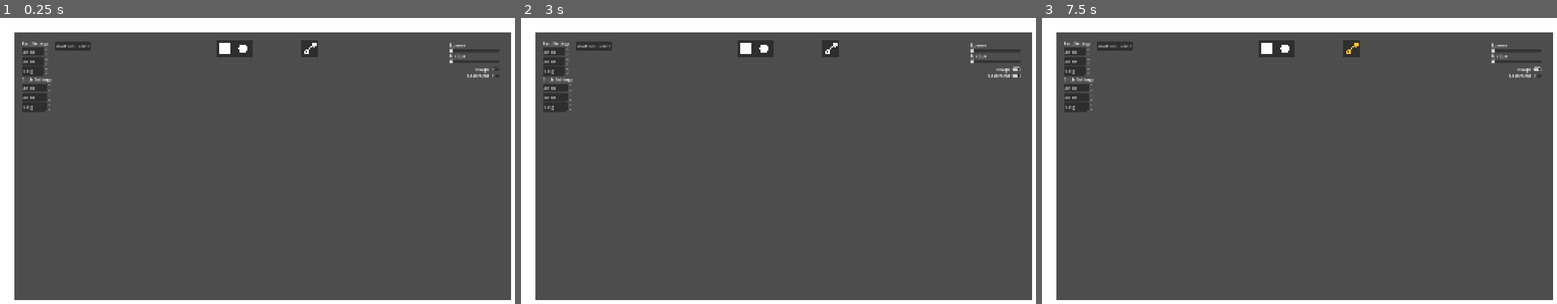
Above: before the commit, frames 1-3 (left to right).
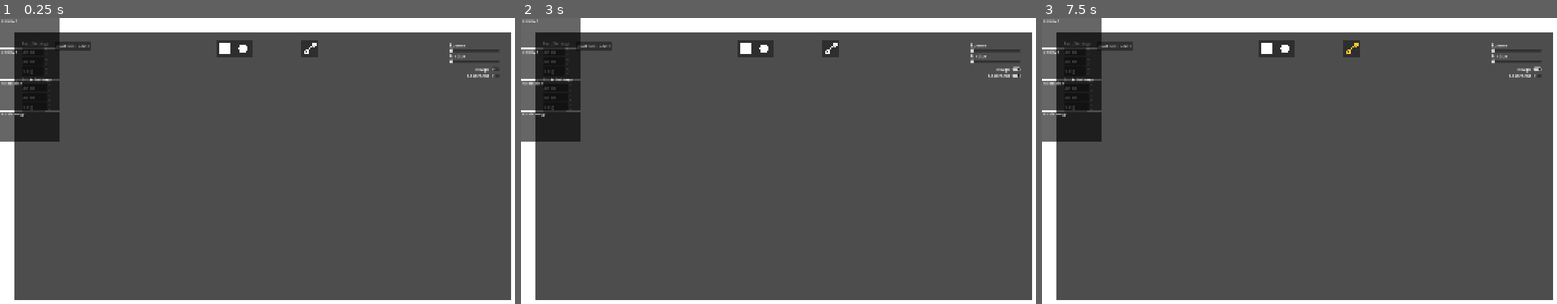
Above: after the commit, the same moments.

Repository: jp-webrealm/Physics-Sim
Game: Godot game, scene res://scenes/main.tscn
Same seed, same stepped clock (60 frames per second), same inputs: the game is played once before the commit and once after it.
Inputs (mouse positions are in pixels of both pictures, inside the frame that each line leads up to):
- Up to frame 1 (0.25 s): no input
- Up to frame 2 (3 s): click "start simulation" at 0.5 s; click "start simulation" at 1.25 s; click (1015, 69) at 2 s; click (1015, 75) at 2.75 s
- Up to frame 3 (7.5 s): click (1536, 69) at 3.5 s; click (1536, 75) at 4.25 s; click "start simulation" at 5 s; click (1536, 69) at 5.75 s; click (1536, 75) at 6.5 s; tap Enter at 7.25 s; drag from (1351, 49) to (1356, 100) at 7.27 s

The runs differ from the first frame. In frame 1, 4.8% of the frame differs, in the area x 0-12%, y 0-44%; in frame 2, 4.8%; in frame 3, 4.8%.

Commit message:
fixes from merge conflict

Diff:
--- a/physics-sim/scenes/main.tscn
+++ b/physics-sim/scenes/main.tscn
@@ -13,6 +13,8 @@
 [ext_resource type="Script" uid="uid://ccqvj02hyrp57" path="res://scripts/joint_slot.gd" id="10_jslot"]
 [ext_resource type="Texture2D" uid="uid://xv135s5ameuw" path="res://sprites/joint.svg" id="11_jtex"]
 [ext_resource type="PackedScene" uid="uid://bj03poyr4vw7f" path="res://scenes/hard_joint.tscn" id="12_hjnt"]
+[ext_resource type="PackedScene" uid="uid://77d88xqt38fw" path="res://scenes/graph_panel.tscn" id="13_a8y0u"]
+[ext_resource type="Script" uid="uid://1nbg8r2u70ju" path="res://scripts/slingshot.gd" id="15_jkv2x"]
 
 [sub_resource type="RectangleShape2D" id="RectangleShape2D_g4v7s"]
 size = Vector2(1152, 51)
@@ -233,7 +235,14 @@
 offset_right = -1206.0
 offset_bottom = 140.0
 
+[node name="GraphPanel" parent="ui" unique_id=700875075 instance=ExtResource("13_a8y0u")]
+
 [node name="spawned shapes" type="Node2D" parent="." unique_id=1106244222]
 script = ExtResource("3_1bvp3")
 
+[node name="Slingshot" type="Node2D" parent="." unique_id=238207525 node_paths=PackedStringArray("drop_area")]
+script = ExtResource("15_jkv2x")
+drop_area = NodePath("../ui/shape drop area")
+
 [connection signal="button_up" from="ui/start button" to="spawned shapes" method="_on_start_button_button_up"]
+[connection signal="shape_selected" from="ui/InspectorPanel" to="ui/GraphPanel" method="set_shape"]
--- a/physics-sim/scripts/inspector_panel.gd
+++ b/physics-sim/scripts/inspector_panel.gd
@@ -28,8 +28,11 @@
 				return
 		selected = null
 
+signal shape_selected(shape: Shape)
+
 func _select(shape: Shape) -> void:
 	selected = shape
+	shape_selected.emit(shape)
 	# set_value_no_signal avoids triggering _on_value_changed while populating
 	x_spin.set_value_no_signal(shape.global_position.x)
 	y_spin.set_value_no_signal(shape.global_position.y)
--- a/physics-sim/scripts/shape.gd
+++ b/physics-sim/scripts/shape.gd
@@ -6,6 +6,13 @@
 @export var shape_size_y: int = 50
 @export var shape_weight: int = mass;
 @export var shape_color: Color = Color.WHITE
+
+var prev_vel: Vector2
+var accel = Vector2(0, 0)
+## The below is used so we don't get long ahh arrows
+## Higher = snappier, lower = smoother. ~10-15 is a good start.
+const ACCEL_SMOOTHING := 12.0
+var _has_prev_vel := false
 
 var _label: Label
 var _last_font_size: int = -1
@@ -33,7 +40,7 @@
 	var accel_arrow = Arrow.new()
 	accel_arrow.color = Color(1.0, 0.339, 0.273, 1.0)
 	accel_arrow.value_getter = func() -> Vector2:
-		return constant_force / shape_weight
+		return accel
 	add_child(velocity_arrow)
 	add_child(accel_arrow)
 	velocity_arrow.process_mode = Node.PROCESS_MODE_ALWAYS
@@ -85,4 +92,9 @@
 	_label.global_position = global_position - box / 2.0
 
 func _physics_process(delta: float) -> void:
-	pass
+	if _has_prev_vel:
+		var raw_accel := (linear_velocity - prev_vel) / delta
+		var t := 1.0 - exp(-ACCEL_SMOOTHING * delta)
+		accel = accel.lerp(raw_accel, t)
+	prev_vel = linear_velocity
+	_has_prev_vel = true
